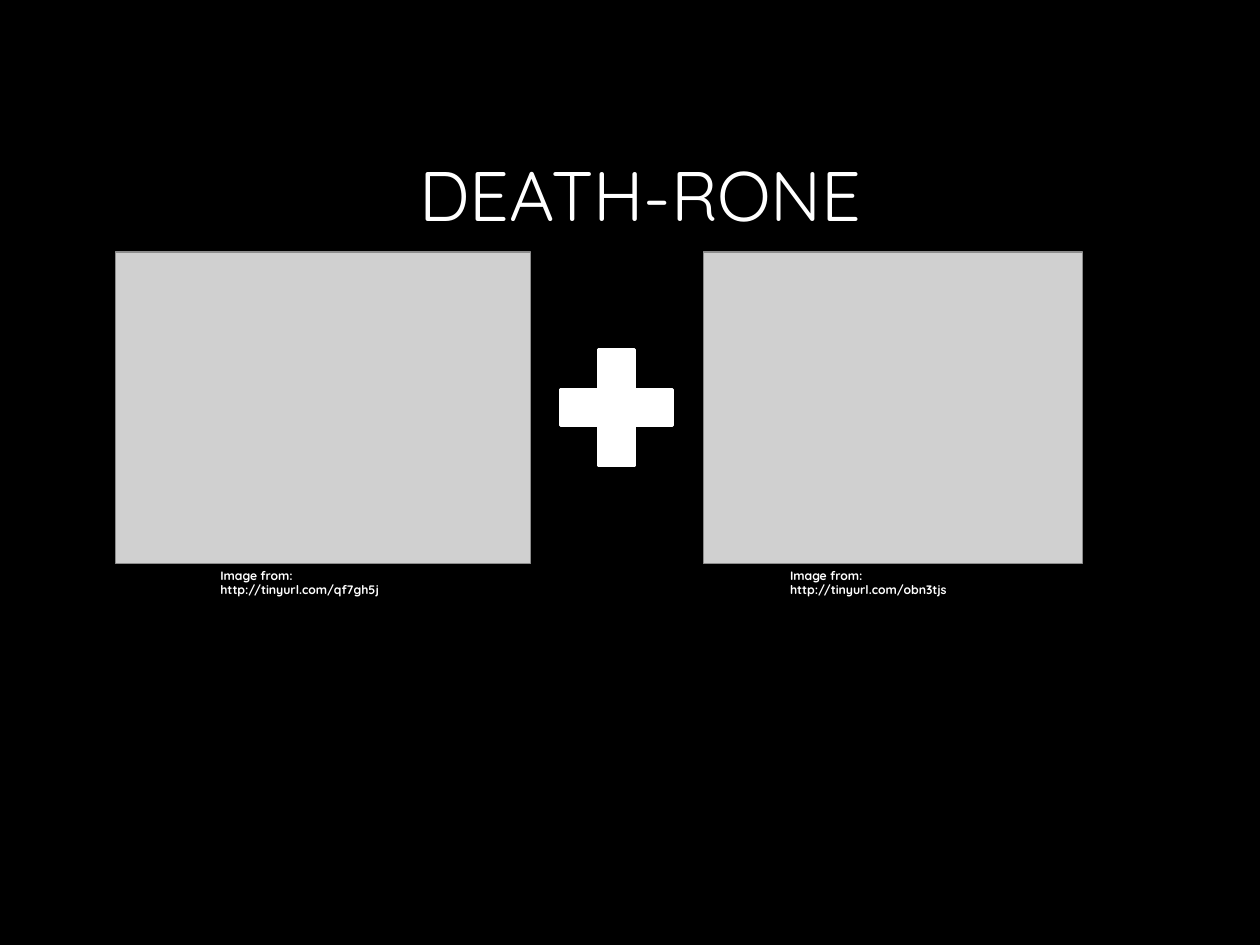
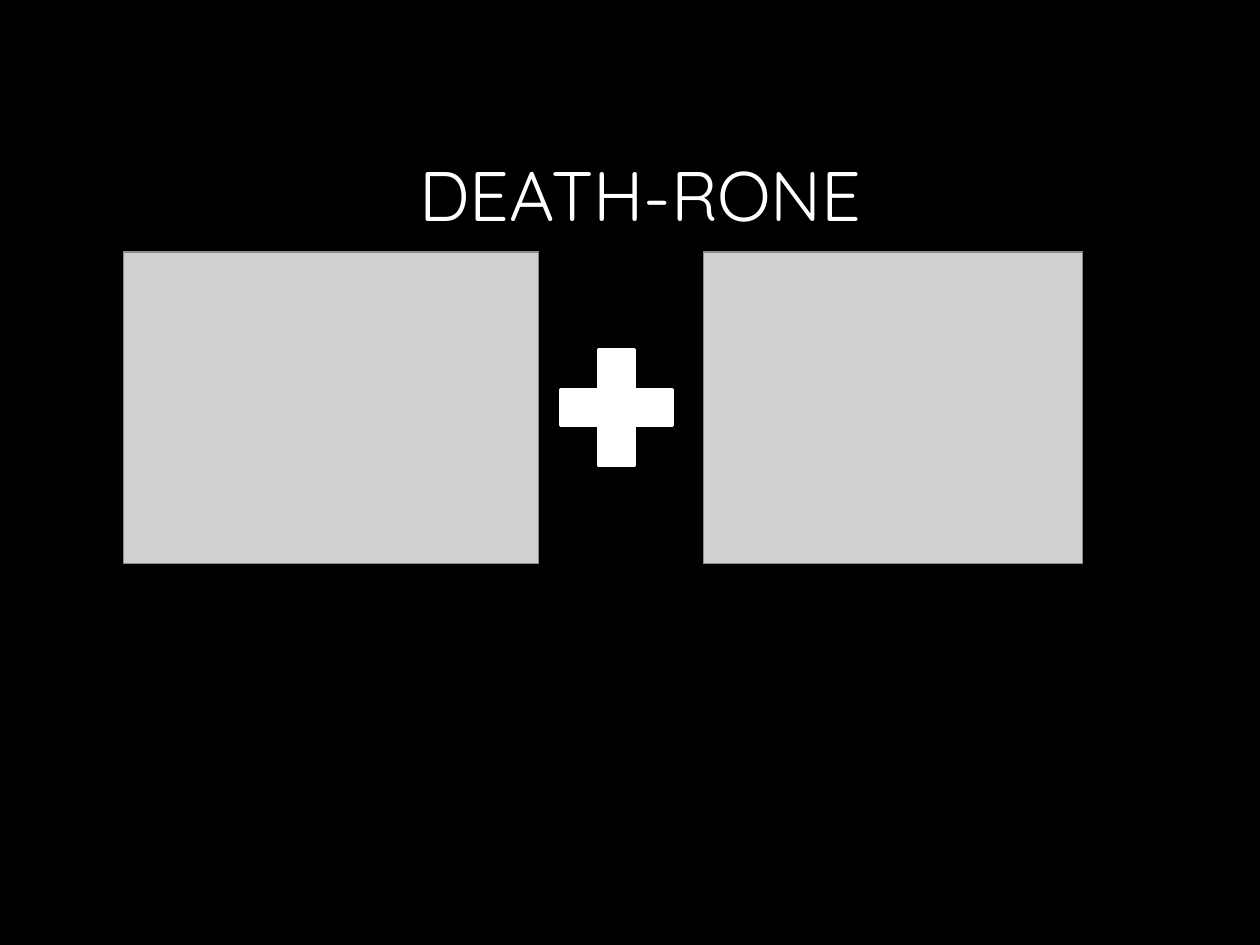
Before and after one commit to kt-chin/Games-and-Interactive-Entertainment-Business-and-Practice, a slide deck: slide 1 of Crystal Maze Disaster.pptx. Drawn at 1260x945 pixels with LibreOffice and Linux fonts; fonts in the diff are those of the drawing; grey boxes stand for pictures; background and template pictures are left out. Boxes give left, top, right and bottom in pixels: in the first picture for what was removed or moved away, otherwise in the second. Text is boxed around its words. In the diff, an @@ line names an element or a change of style, - is before the commit and + after.

```diff
--- a/Crystal Maze Disaster.pptx
+++ b/Crystal Maze Disaster.pptx
@@ picture moved from (x1=116, y1=252, x2=532, y2=563) to (x1=123, y1=252, x2=539, y2=563) @@
@@ text removed at (x1=220, y1=571, x2=378, y2=597) @@
-Image from: http://tinyurl.com/qf7gh5j
@@ text removed at (x1=790, y1=571, x2=947, y2=597) @@
-Image from: http://tinyurl.com/obn3tjs
```
Also in this commit, not shown: 4 other slides changed, 1 slide added, 1 other file.
